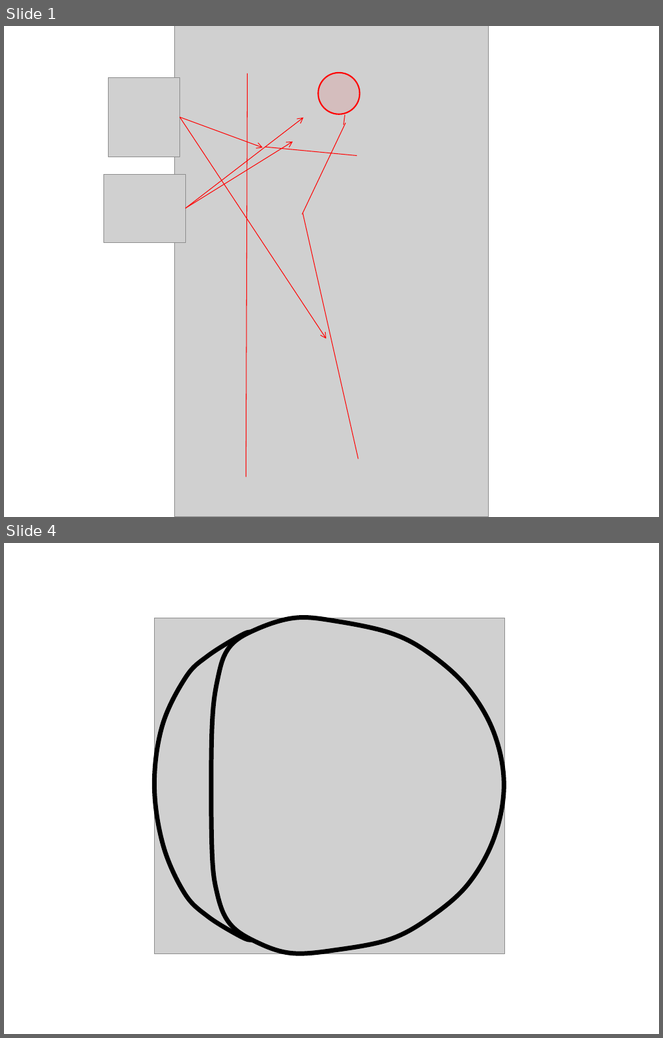
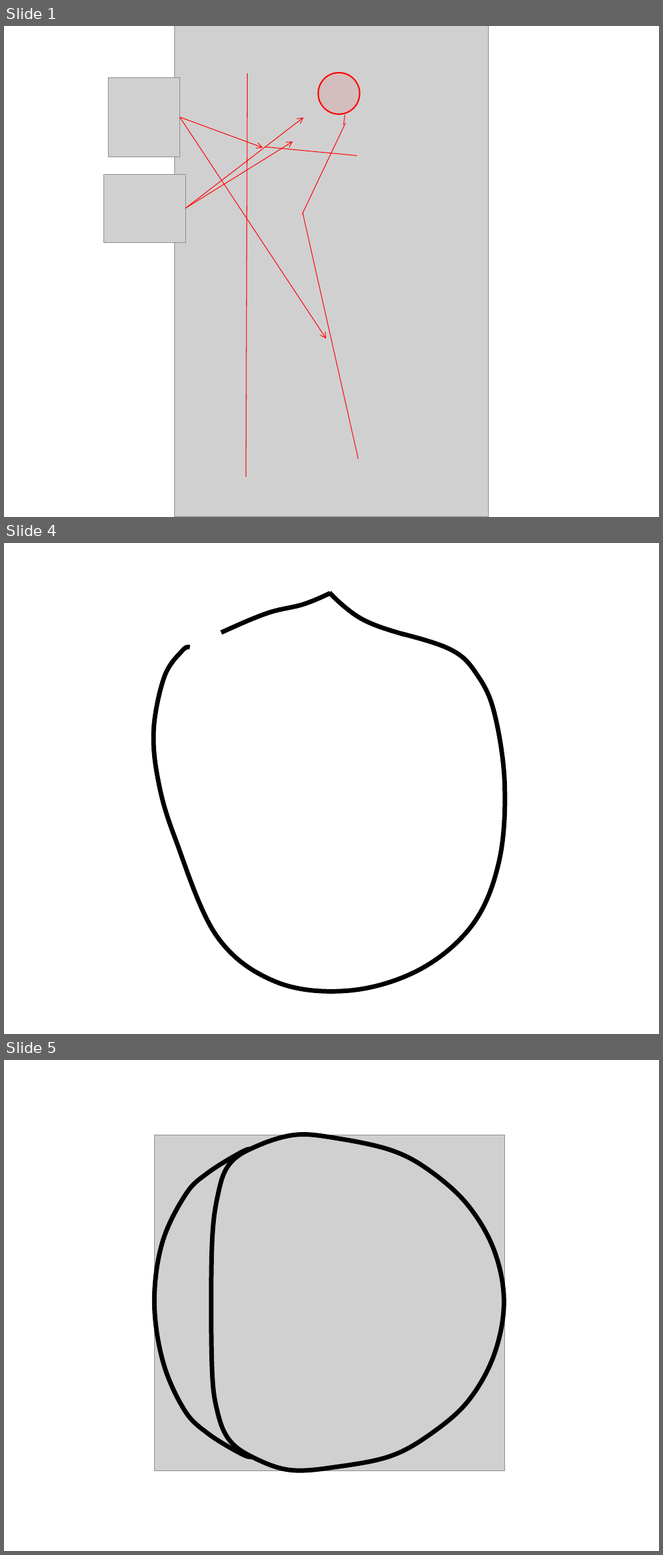
Before and after one commit to alkaline3mc/Halloween, a slide deck: Jack Skellington/Concept.pptx. Shown one above the other, each under a label of ours: slides 1 and 4 before the commit, slides 1, 4 and 5 after it; the slides between them are not shown. The pictures are 663x1038 and 663x1555 pixels, drawn with LibreOffice and Linux fonts; fonts in the diff are those of the drawing; grey boxes stand for pictures. Boxes give left, top, right and bottom in pixels: in the first picture for what was removed or moved away, otherwise in the second. Text is boxed around its words. In the diff, an @@ line names an element or a change of style, - is before the commit and + after.

```diff
--- a/Jack Skellington/Concept.pptx
+++ b/Jack Skellington/Concept.pptx
@@ slide 4 added at (4, 543, 659, 1034), background #FFFFFF @@
@@ freeform shape added at (222, 594, 330, 633), outline #000000 5 pt @@
@@ freeform shape added at (330, 593, 404, 635), outline #000000 5 pt @@
@@ freeform shape added at (153, 634, 506, 993), outline #000000 5 pt @@
@@ what was slide 4 is now slide 5 @@
```
Also in this commit, not shown: 1 slide changed, 3 other slides added, 1 slide removed, 1 other file.
